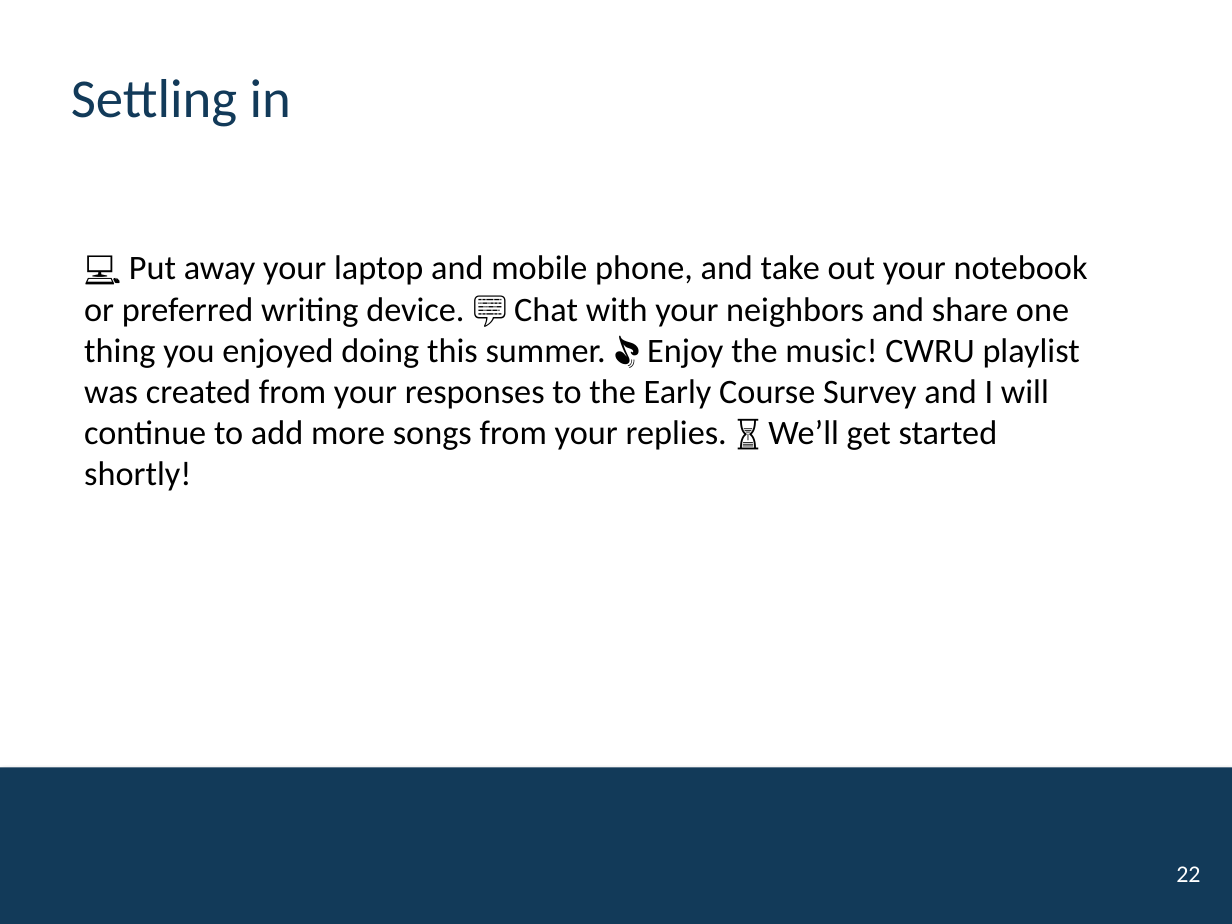
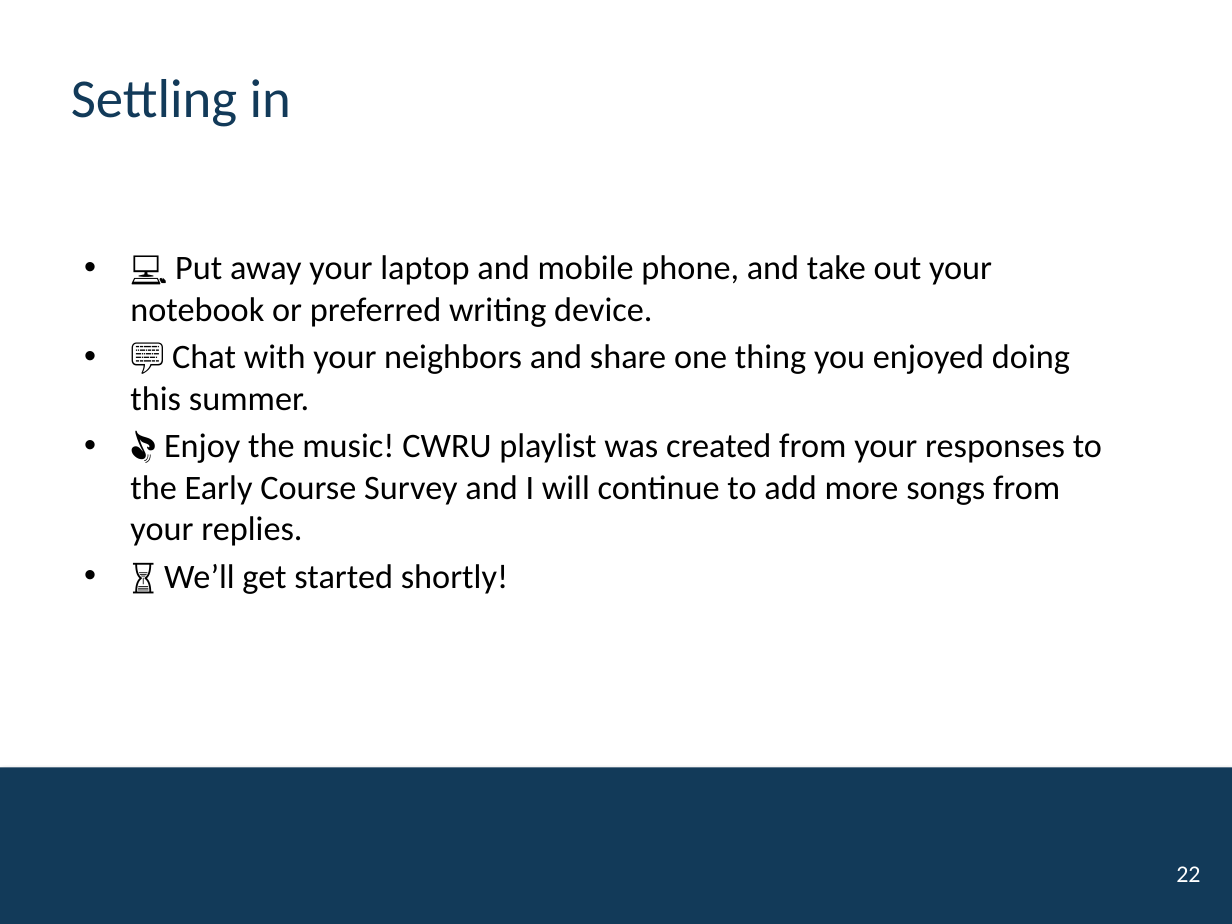
Before and after one commit to mutasim221B/CWRU-STAT-312-Fall-26, a slide deck: slide 22 of docs/activities/Unit-01-02A-Intro-Descriptive.pptx. Drawn at 1232x924 pixels with LibreOffice and Linux fonts; fonts in the diff are those of the drawing; background and template pictures are left out. Boxes give left, top, right and bottom in pixels: in the first picture for what was removed or moved away, otherwise in the second. Text is boxed around its words. In the diff, an @@ line names an element or a change of style, - is before the commit and + after.

```diff
--- a/docs/activities/Unit-01-02A-Intro-Descriptive.pptx
+++ b/docs/activities/Unit-01-02A-Intro-Descriptive.pptx
@@ text at [130,255,1102,594]: text changed @@
-💻 Put away your laptop and mobile phone, and take out your notebook or preferred writing device. 💬 Chat with your neighbors and share one thing you enjoyed doing this summer. 🎵 Enjoy the music! CWRU playlist was created from your responses to the Early Course Survey and I will continue to add more songs from your replies. ⏳ We’ll get started shortly!
+• 💻 Put away your laptop and mobile phone, and take out your notebook or preferred writing device.
+• 💬 Chat with your neighbors and share one thing you enjoyed doing this summer.
+• 🎵 Enjoy the music! CWRU playlist was created from your responses to the Early Course Survey and I will continue to add more songs from your replies.
+• ⏳ We’ll get started shortly!
```
Also in this commit, not shown: 5 other files.
